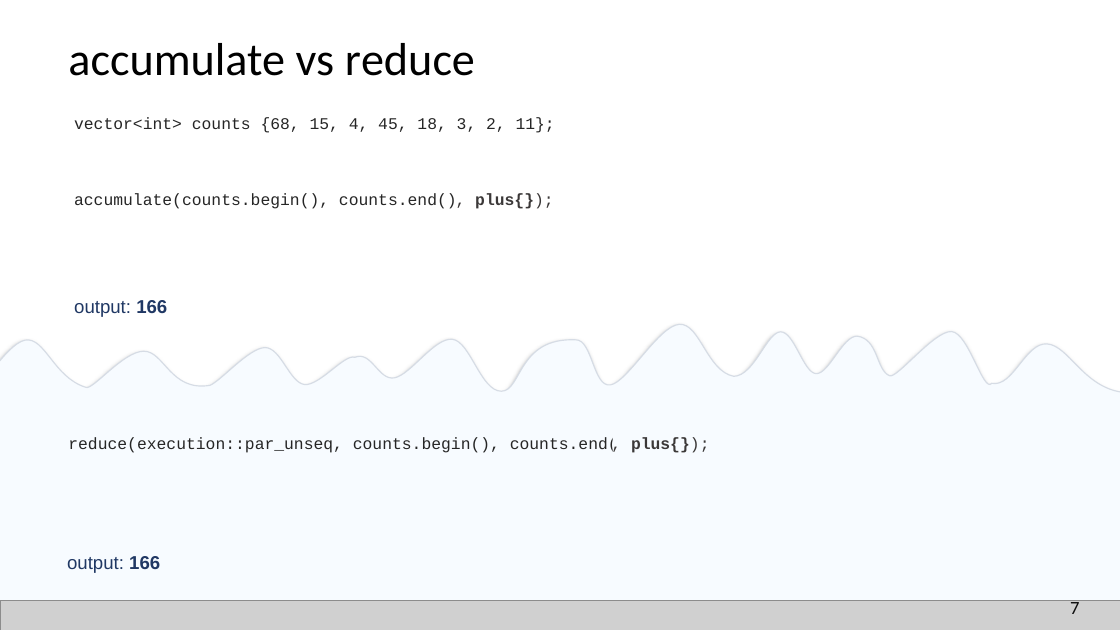
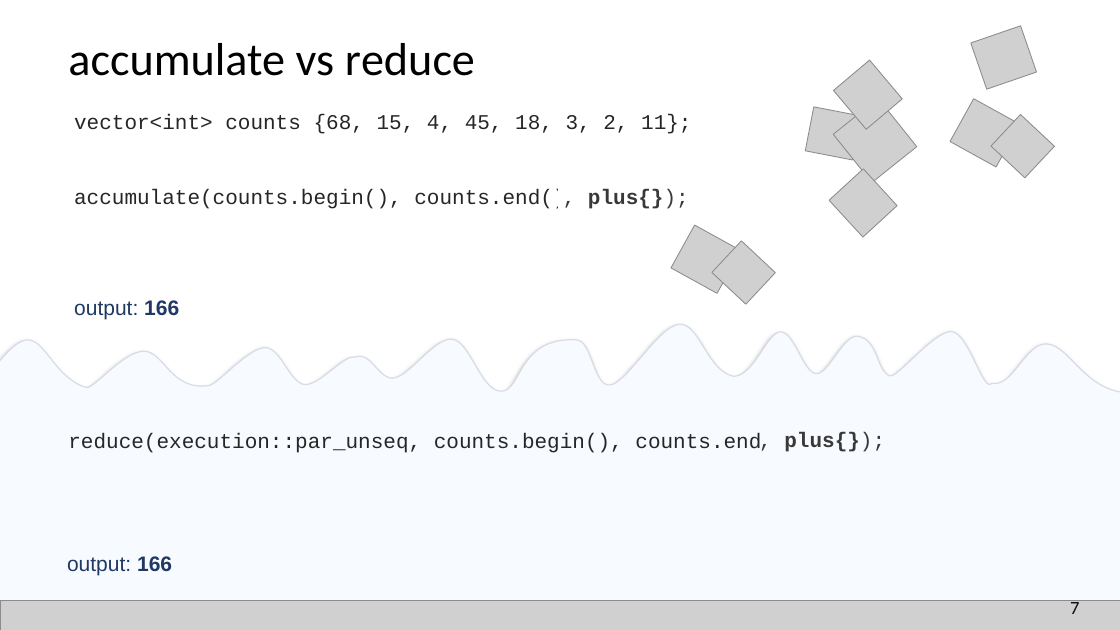
Before and after one commit to EmptySquareBubble/StoriesFromAParallelUniverse-, a slide deck: slide 8 of stories_from_a_paralel_universe.pptx. Drawn at 1120x630 pixels with LibreOffice and Linux fonts; fonts in the diff are those of the drawing; grey boxes stand for pictures. Boxes give left, top, right and bottom in pixels: in the first picture for what was removed or moved away, otherwise in the second. Text is boxed around its words. In the diff, an @@ line names an element or a change of style, - is before the commit and + after.

```diff
--- a/stories_from_a_paralel_universe.pptx
+++ b/stories_from_a_paralel_universe.pptx
@@ picture added at (971,26,1037,89) @@
@@ picture added at (834,60,902,129) @@
@@ picture added at (805,107,861,160) @@
@@ picture added at (833,98,916,182) @@
@@ picture added at (950,99,1020,167) @@
@@ picture added at (991,114,1054,177) @@
@@ picture added at (829,169,897,238) @@
@@ text ", plus{});": place and size @@
-text ", plus{});" at (475,193,554,209)
+text ", plus{});" at (588,189,689,209)
@@ rectangle: place and size @@
-rectangle at (456,183,537,218)
+rectangle at (560,183,699,218)
@@ picture added at (671,225,741,293) @@
@@ picture added at (712,241,776,304) @@
@@ text "output: 166" at (74,300,179,320): size 16 to 18 pt @@
@@ size 14 to 18 pt in 5 elements at (74,114,691,134), (68,433,850,453), (74,189,629,209), (588,189,689,209), (784,432,885,452) @@
@@ text ", plus{});": place and size @@
-text ", plus{});" at (631,437,710,453)
+text ", plus{});" at (784,432,885,452)
@@ rectangle: place and size @@
-rectangle at (613,430,693,465)
+rectangle at (761,429,907,465)
@@ text "output: 166" at (67,556,172,576): size 16 to 18 pt @@
```
Also in this commit, not shown: 17 other slides changed.
